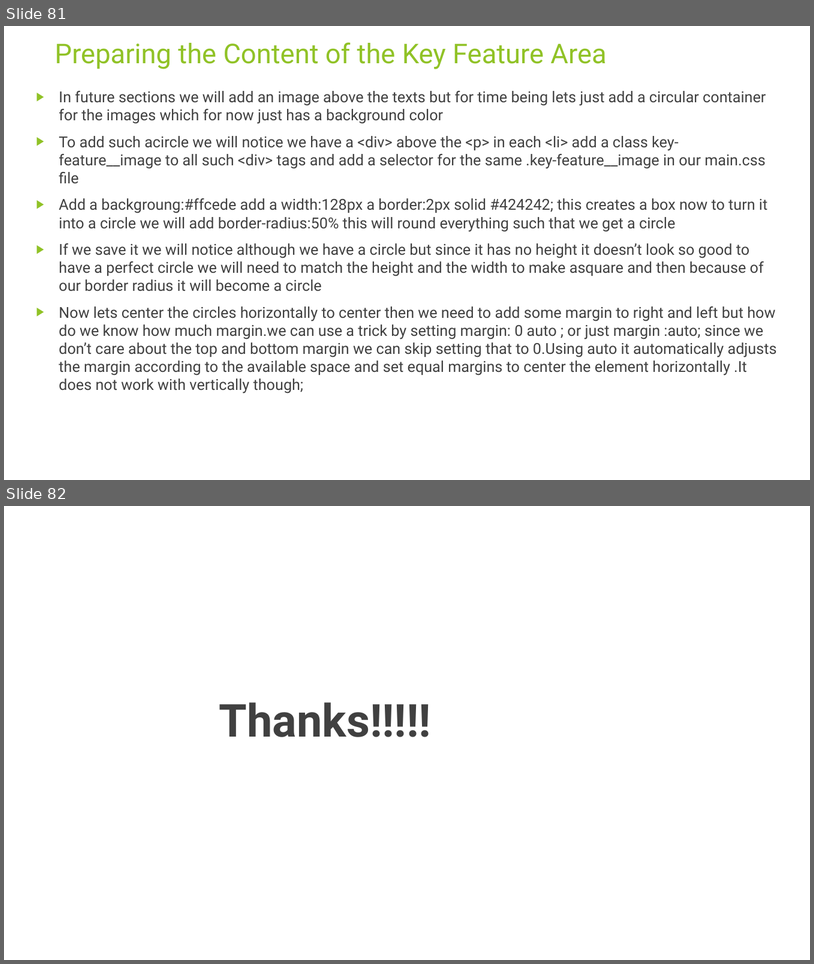
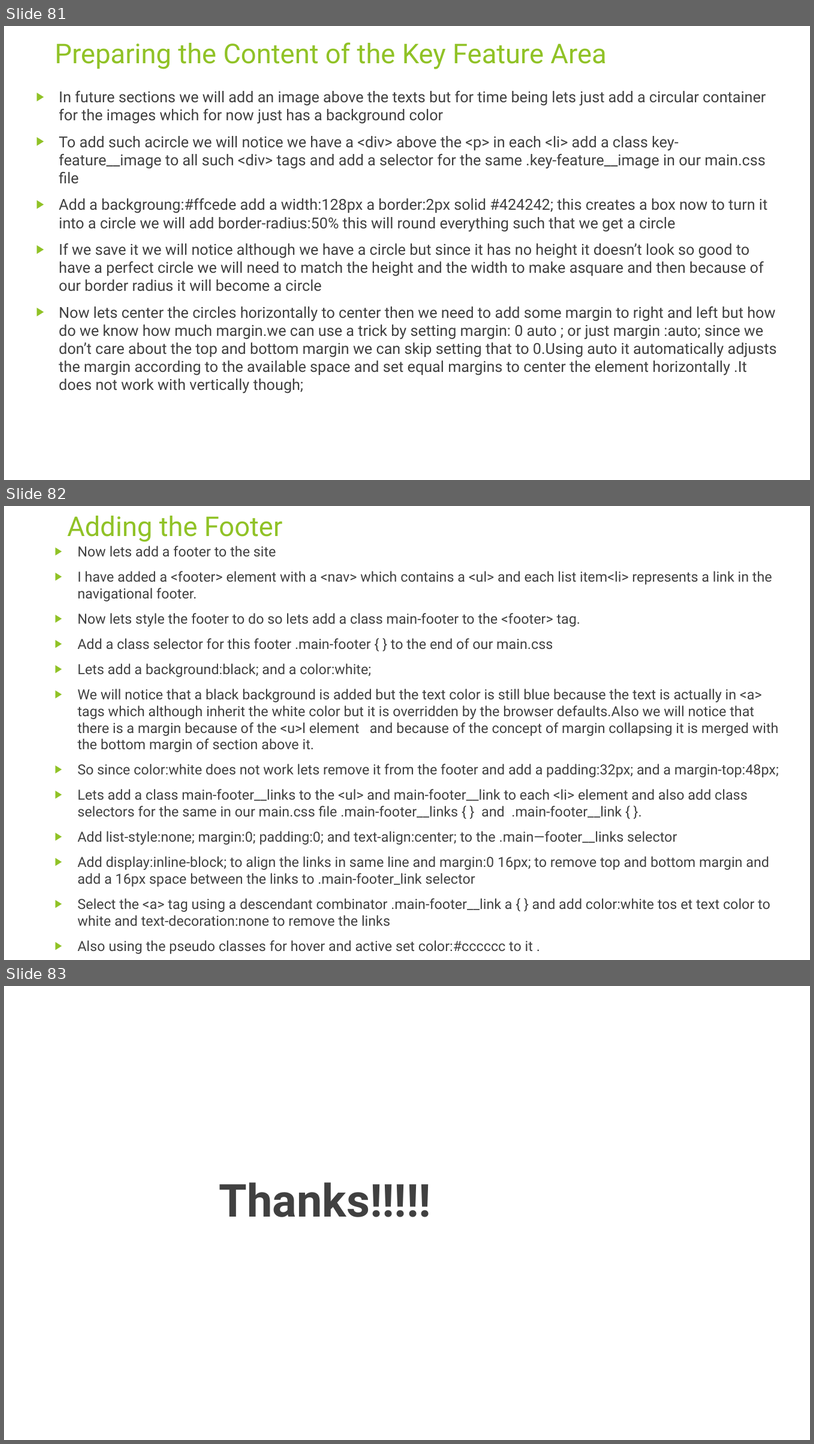
Before and after one commit to rudhrainfogain/CSS, a slide deck: PPT/Css-v5.pptx. Shown one above the other, each under a label of ours: slides 81 and 82 before the commit, slides 81, 82 and 83 after it. The pictures are 814x964 and 814x1444 pixels, drawn with LibreOffice and Linux fonts; fonts in the diff are those of the drawing. Boxes give left, top, right and bottom in pixels: in the first picture for what was removed or moved away, otherwise in the second. Text is boxed around its words. In the diff, an @@ line names an element or a change of style, - is before the commit and + after.

Commit message:
AddingFooter

```diff
--- a/PPT/Css-v5.pptx
+++ b/PPT/Css-v5.pptx
@@ slide 82 added at [4, 506, 810, 960], background #FFFFFF @@
@@ title added at [67, 516, 282, 542], 32.4 pt, text #90C226 @@
+Adding the Footer
@@ text added at [78, 546, 779, 954], 16.6 pt, text #404040 @@
+▶ Now lets add a footer to the site
+▶ I have added a <footer> element with a <nav> which contains a <ul> and each list item<li> represents a link in the navigational footer.
+▶ Now lets style the footer to do so lets add a class main-footer to the <footer> tag.
+▶ Add a class selector for this footer .main-footer { } to the end of our main.css
+▶ Lets add a background:black; and a color:white;
+▶ We will notice that a black background is added but the text color is still blue because the text is actually in <a> tags which although inherit the white color but it is overridden by the browser defaults.Also we will notice that there is a margin because of the <u>l element and because of the concept of margin collapsing it is merged with the bottom margin of section above it.
+▶ So since color:white does not work lets remove it from the footer and add a padding:32px; and a margin-top:48px;
+▶ Lets add a class main-footer__links to the <ul> and main-footer__link to each <li> element and also add class selectors for the same in our main.css file .main-footer__links { } and .main-footer__link { }.
+▶ Add list-style:none; margin:0; padding:0; and text-align:center; to the .main—footer__links selector
+▶ Add display:inline-block; to align the links in same line and margin:0 16px; to remove top and bottom margin and add a 16px space between the links to .main-footer_link selector
+▶ Select the <a> tag using a descendant combinator .main-footer__link a { } and add color:white tos et text color to white and text-decoration:none to remove the links
+▶ Also using the pseudo classes for hover and active set color:#cccccc to it .
@@ what was slide 82 is now slide 83 @@
```
Also in this commit, not shown: 2 other files.
